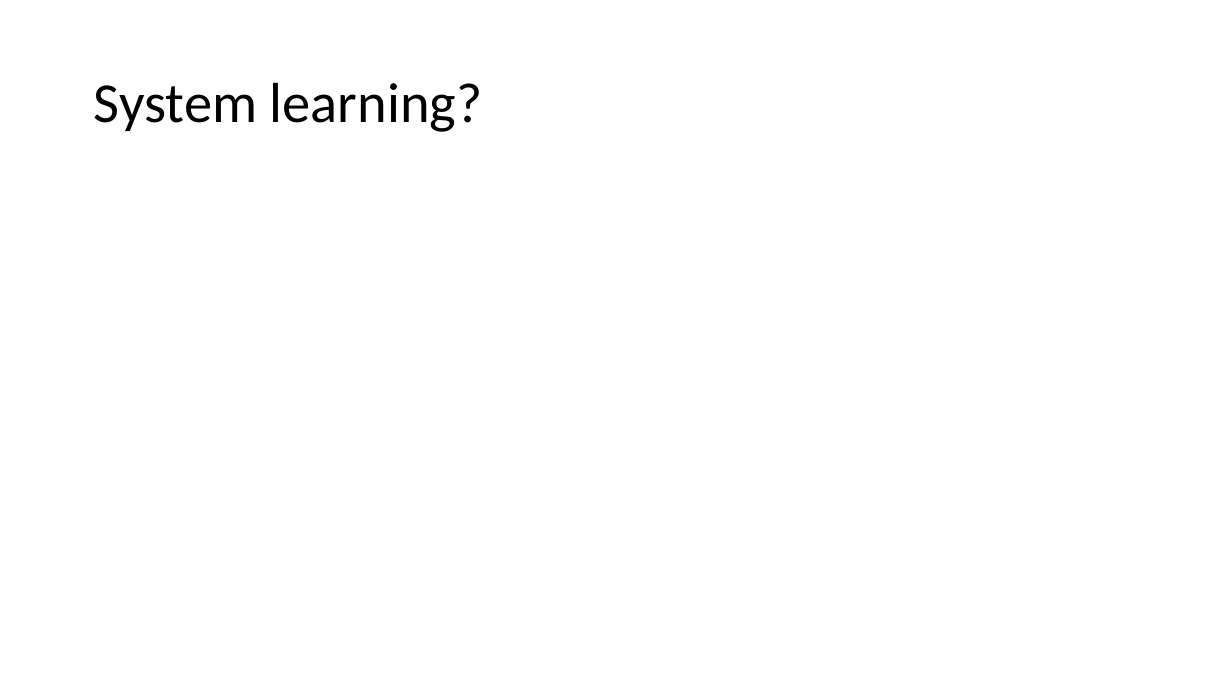
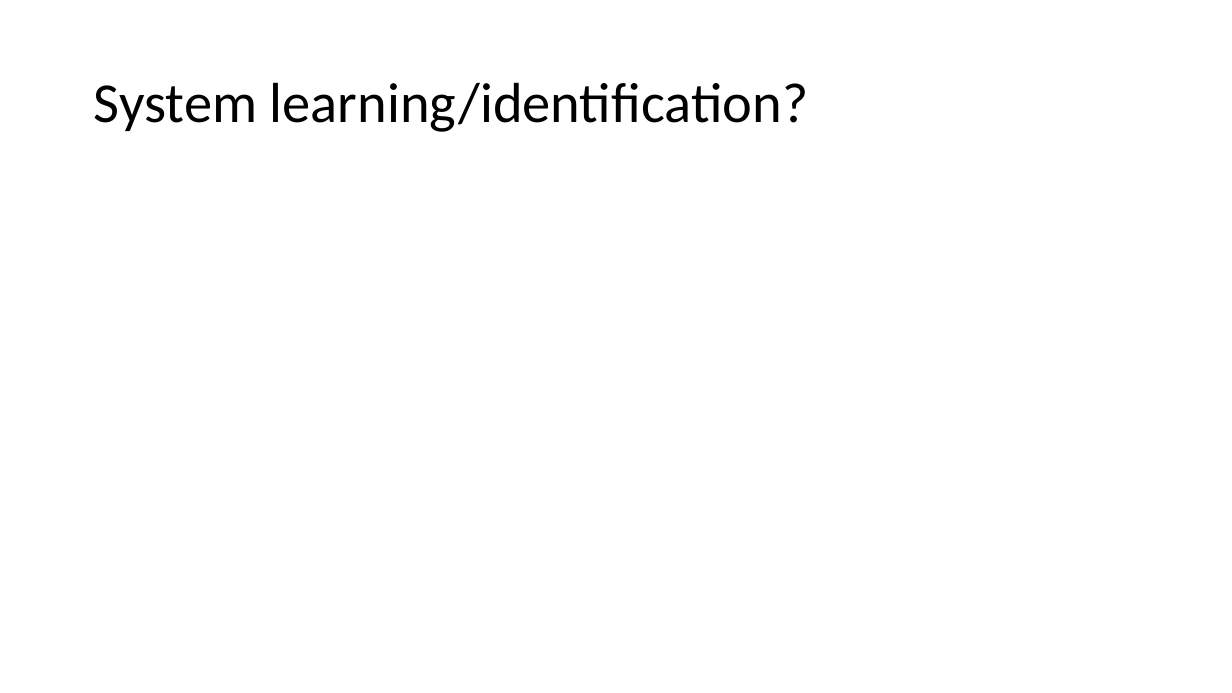
Before and after one commit to Fontanapink/GPs, a slide deck: slide 22 of GPRCommunities.pptx (slide 21 before the commit). Drawn at 1232x693 pixels with LibreOffice and Linux fonts; fonts in the diff are those of the drawing. Boxes give left, top, right and bottom in pixels: in the first picture for what was removed or moved away, otherwise in the second. Text is boxed around its words. In the diff, an @@ line names an element or a change of style, - is before the commit and + after.

```diff
--- a/GPRCommunities.pptx
+++ b/GPRCommunities.pptx
@@ title at bbox=[94, 82, 808, 132]: text changed @@
-System learning?
+System learning/identification?
```
Also in this commit, not shown: 1 other slide changed, 1 slide added.
